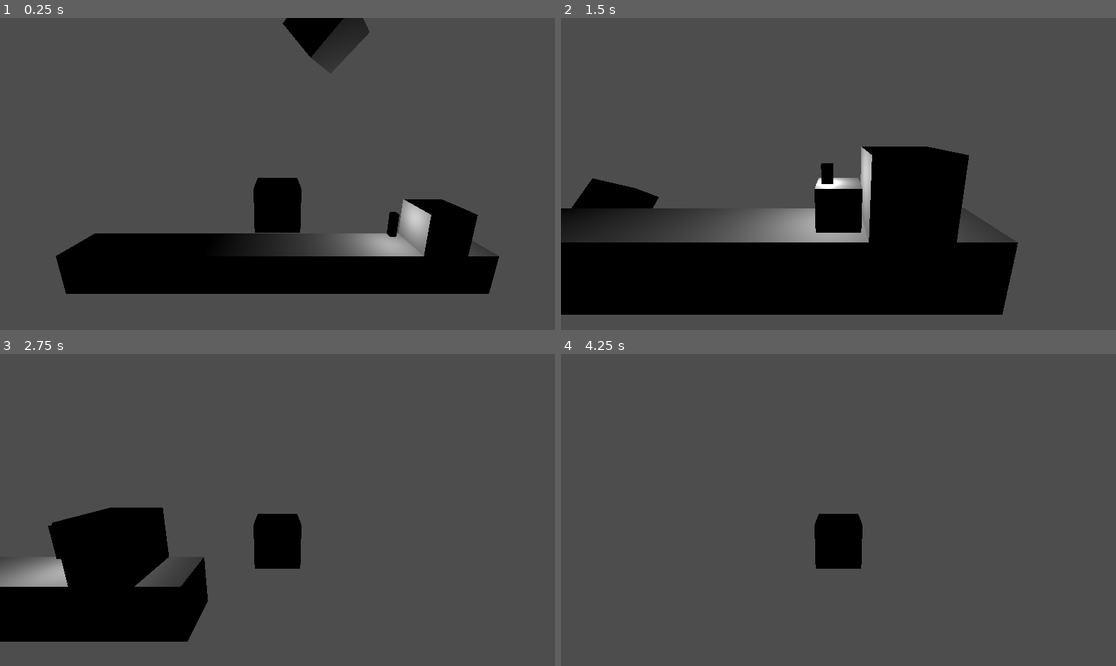
Above: before the commit, frames 1-4 (two rows, left to right).
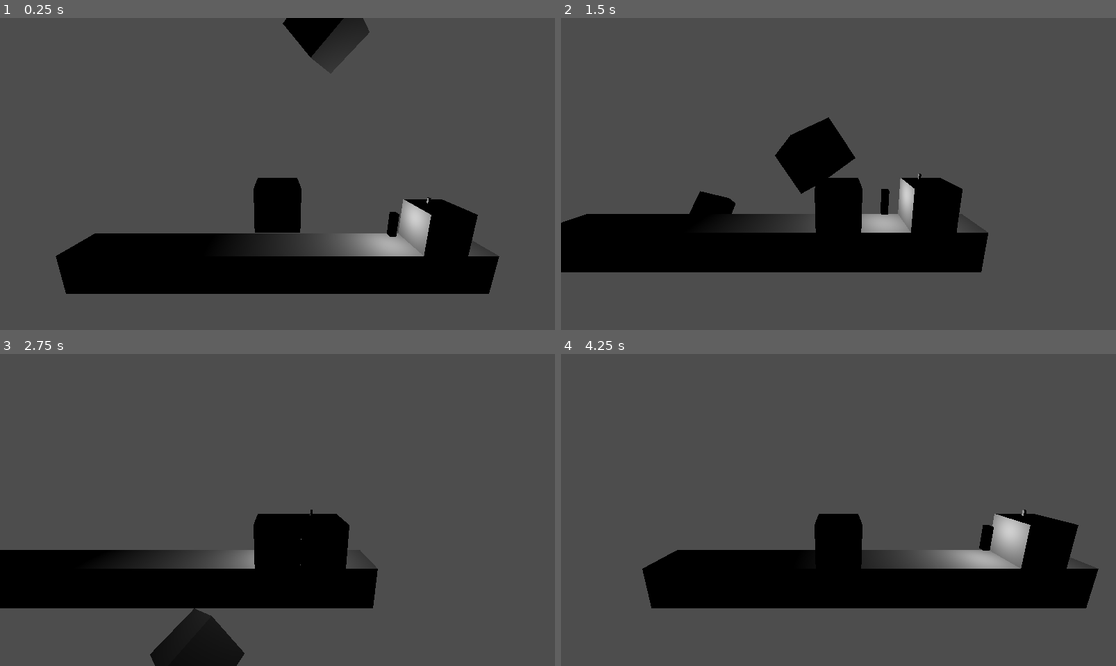
Above: after the commit, the same moments.

Repository: DimoNika/PocketSize
Game: Godot game, scene res://world.tscn
Two runs of this game, one before a commit and one after it. Both use one fixed random seed, a clock stepped at 60 frames per second and the inputs below.
Inputs:
- Up to frame 1 (0.25 s): no input
- Up to frame 2 (1.5 s): tap Enter (ui_accept) at 0.5, 0.77 s; hold Right (ui_right) 0.53-1.28 s; tap E (deminish) at 0.6 s; tap Q (magnify) at 0.8, 1.35 s; hold Down (ui_down) from 1.28 s (still down)
- Up to frame 3 (2.75 s): tap Enter (ui_accept) at 1.52 s; tap E (deminish) at 1.55, 2.1 s; release Down (ui_down) at 2.03 s; hold Right (ui_right) from 2.03 s (still down); tap Q (magnify) at 2.3 s
- Up to frame 4 (4.25 s): release Right (ui_right) at 2.78 s; hold Up (ui_up) 2.78-3.53 s; tap Q (magnify) at 2.85, 3.8 s; tap Enter (ui_accept) at 3.02, 3.77 s; tap E (deminish) at 3.05, 3.6 s; hold Left (ui_left) from 3.53 s (still down)

The runs differ from the first frame. In frame 1, less than 0.1% of the frame differs, in the area x 76-78%, y 57-60%; in frame 2, 23%, in the area x 0-83%, y 31-96%; in frame 3, 16%; in frame 4, 15%.

Commit message:
magic gems mechanic implemented

Diff:
--- /dev/null
+++ b/area_3d.gd
@@ -0,0 +1,17 @@
+extends Area3D
+
+# Called when the node enters the scene tree for the first time.
+func _ready() -> void:
+	pass # Replace with function body.
+
+
+# Called every frame. 'delta' is the elapsed time since the previous frame.
+func _process(delta: float) -> void:
+	pass
+
+
+func _on_body_entered(body: Node3D) -> void:
+	if body.name == "Player":
+		print("hello world")
+		body.pick_deminishing_gem()
+	pass # Replace with function body.
--- /dev/null
+++ b/blue_gem.tscn
@@ -0,0 +1,22 @@
+[gd_scene load_steps=4 format=3 uid="uid://bsovmcxdmyrmq"]
+
+[ext_resource type="Script" uid="uid://cm8vj8kvqcfey" path="res://area_3d.gd" id="1_c6c7x"]
+
+[sub_resource type="BoxMesh" id="BoxMesh_15ckx"]
+size = Vector3(0.05, 0.13, 0.05)
+
+[sub_resource type="BoxShape3D" id="BoxShape3D_c6c7x"]
+size = Vector3(0.05, 0.13, 0.05)
+
+[node name="Blue_gem" type="Node3D"]
+
+[node name="MeshInstance3D" type="MeshInstance3D" parent="."]
+mesh = SubResource("BoxMesh_15ckx")
+
+[node name="Area3D" type="Area3D" parent="."]
+script = ExtResource("1_c6c7x")
+
+[node name="CollisionShape3D" type="CollisionShape3D" parent="Area3D"]
+shape = SubResource("BoxShape3D_c6c7x")
+
+[connection signal="body_entered" from="Area3D" to="Area3D" method="_on_body_entered"]
--- a/player.gd
+++ b/player.gd
@@ -3,6 +3,9 @@
 
 const SPEED = 5.0
 const JUMP_VELOCITY = 4.5
+var has_magnifying_gem = false
+var has_deminishing_gem = false
+
 
 var scale_small = Vector3(0.5, 0.5, 0.5)
 var scale_normal = Vector3(1, 1, 1)
@@ -14,6 +17,11 @@
 var animating = false
 
 
+func pick_deminishing_gem():
+	has_deminishing_gem = true
+
+func pick_magnifying_gem():
+	has_magnifying_gem = true
 
 func _physics_process(delta: float) -> void:
 	# Add the gravity.
@@ -29,6 +37,7 @@
 	# As good practice, you should replace UI actions with custom gameplay actions.
 	var input_dir := Input.get_vector("ui_left", "ui_right", "ui_up", "ui_down")
 	var direction := (transform.basis * Vector3(input_dir.x, 0, input_dir.y)).normalized()
+
 	if direction:
 		velocity.x = direction.x * SPEED
 		velocity.z = direction.z * SPEED
@@ -51,7 +60,7 @@
 			target_scale = scale_normal
 			elapsed_time = 0.0
 			animating = true
-		if scale == scale_normal:
+		if scale == scale_normal and has_deminishing_gem == true:
 			start_scale = scale
 			target_scale = scale_small
 			elapsed_time = 0.0
@@ -63,25 +72,8 @@
 			target_scale = scale_normal
 			elapsed_time = 0.0
 			animating = true
-		if scale == scale_normal:
+		if scale == scale_normal and has_magnifying_gem == true:
 			start_scale = scale
 			target_scale = scale_big
 			elapsed_time = 0.0
 			animating = true
-
-	#if Input.is_action_just_pressed("magnify"):
-		#if scale == scale_small:
-			#scale = scale_normal
-		#elif scale == scale_normal:
-			#scale = scale_big
-			#
-	#if Input.is_action_just_pressed("deminish"):
-		#if scale == scale_big:
-			#var size_delta = (scale_big.x - scale_normal.x) / 60
-			#while scale_normal.x < scale.x:
-				#scale.x -= size_delta
-				#scale.y -= size_delta
-				#scale.z -= size_delta
-			##scale = scale_normal
-		#elif scale == scale_normal:
-			#scale = scale_small
--- a/world.tscn
+++ b/world.tscn
@@ -1,8 +1,9 @@
-[gd_scene load_steps=6 format=3 uid="uid://ls7ew62p5d0b"]
+[gd_scene load_steps=7 format=3 uid="uid://ls7ew62p5d0b"]
 
 [ext_resource type="PackedScene" uid="uid://djxn873kuurp" path="res://box.tscn" id="1_f3sb7"]
 [ext_resource type="PackedScene" uid="uid://fr1xmcv5qn0d" path="res://player.tscn" id="1_fj7yv"]
 [ext_resource type="PackedScene" uid="uid://j8pw0rxmqru4" path="res://torch.tscn" id="3_tlwt5"]
+[ext_resource type="PackedScene" uid="uid://bsovmcxdmyrmq" path="res://blue_gem.tscn" id="4_aqk2v"]
 
 [sub_resource type="BoxMesh" id="BoxMesh_gv5m4"]
 size = Vector3(10, 1, 1)
@@ -38,3 +39,6 @@
 
 [node name="Torch" parent="." instance=ExtResource("3_tlwt5")]
 transform = Transform3D(1, 0, 0, 0, 1, 0, 0, 0, 1, 2.81229, 0.951709, 0)
+
+[node name="Blue_gem" parent="." instance=ExtResource("4_aqk2v")]
+transform = Transform3D(1, 0, 0, 0, 1, 0, 0, 0, 1, 3.58558, 1.63904, 0)
Not shown, added: area_3d.gd.uid
